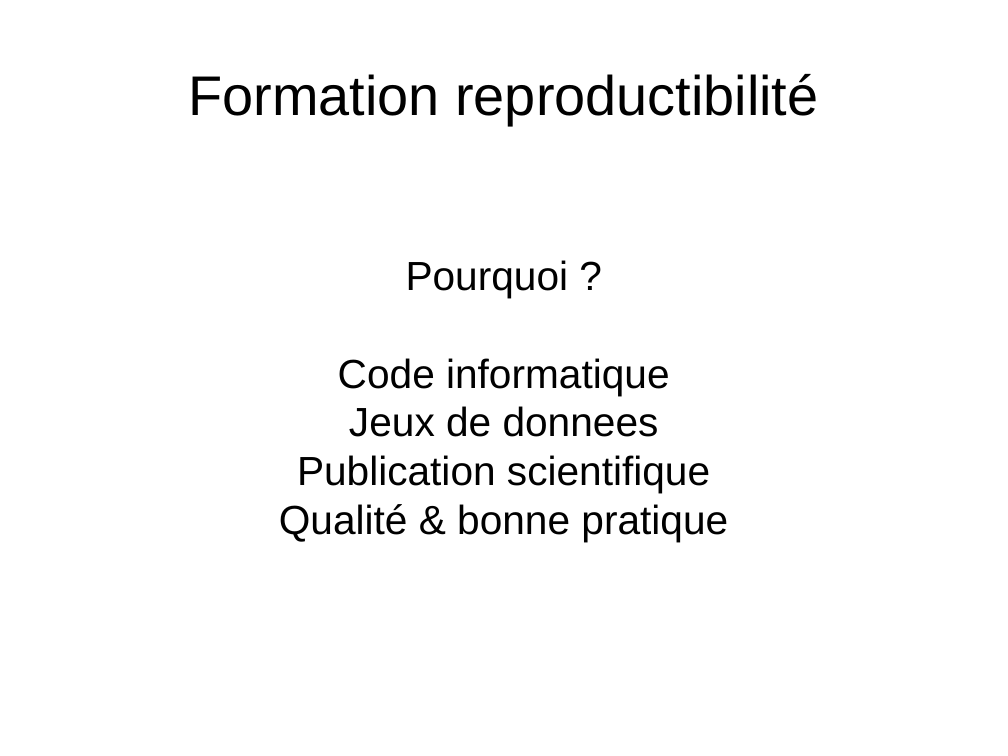
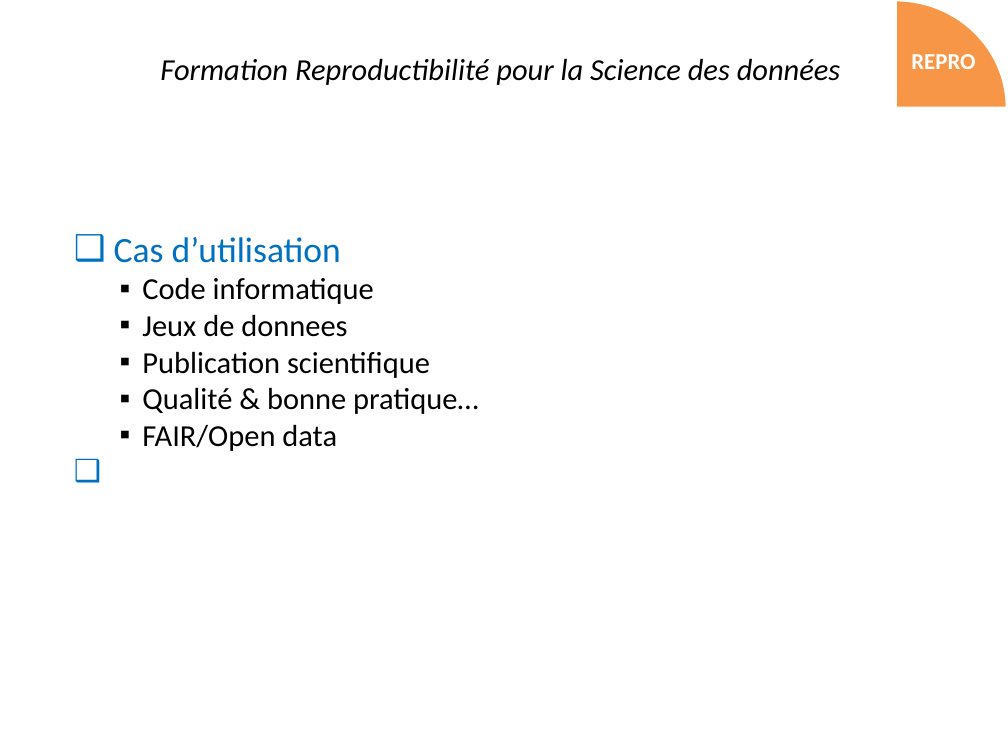
Before and after one commit to fjrmoreews/umt-reproducibility, a slide deck: slide 3 of umt-training-course/doc/f1-1_introduction.pptx (slide 1 before the commit). Drawn at 1008x756 pixels with LibreOffice and Linux fonts; fonts in the diff are those of the drawing. Boxes give left, top, right and bottom in pixels: in the first picture for what was removed or moved away, otherwise in the second. Text is boxed around its words. In the diff, an @@ line names an element or a change of style, - is before the commit and + after.

```diff
--- a/umt-training-course/doc/f1-1_introduction.pptx
+++ b/umt-training-course/doc/f1-1_introduction.pptx
@@ pie slice (boxed as its full ellipse) added at (785,0,1008,216), fill #F79646, outline #FFFFFF 2 pt @@
@@ text at (160,58,841,85): text changed; size 44 to 24 pt; font Arial to Calibri; italic on @@
-Formation reproductibilité
+Formation Reproductibilité pour la Science des données
@@ text added at (911,54,975,69), 18 pt, text #FFFFFF, bold @@
+REPRO
@@ text "Cas d’utilisation": place and size @@
-text "Cas d’utilisation" at (279,260,728,542)
+text "Cas d’utilisation" at (114,237,478,451)
@@ text "Cas d’utilisation" at (114,237,478,451): vertical alignment middle to top @@
@@ text at (114,237,341,263): text changed; size 32 to 28 pt; font Arial to Calibri; text colour #000000 to #0070C0 @@
-Pourquoi ?
+❑ Cas d’utilisation
@@ text at (142,277,430,378): size 32 to 24 pt, font Arial to Calibri in "Code informatique", "Jeux de donnees", "Publication scientifique"; alignment centre to justified; bullet none to ▪; list level 1 to 2 in "Code informatique"; list level 1 to 2 in "Jeux de donnees"; list level 1 to 2 in "Publication scientifique" @@
@@ text at (142,387,478,451): text changed; size 32 to 24 pt; font Arial to Calibri @@
-Qualité & bonne pratique
+  ▪ Qualité & bonne pratique…
+  ▪ FAIR/Open data
```
Also in this commit, not shown: 3 slides added, 4 slides removed, 1 other file.
